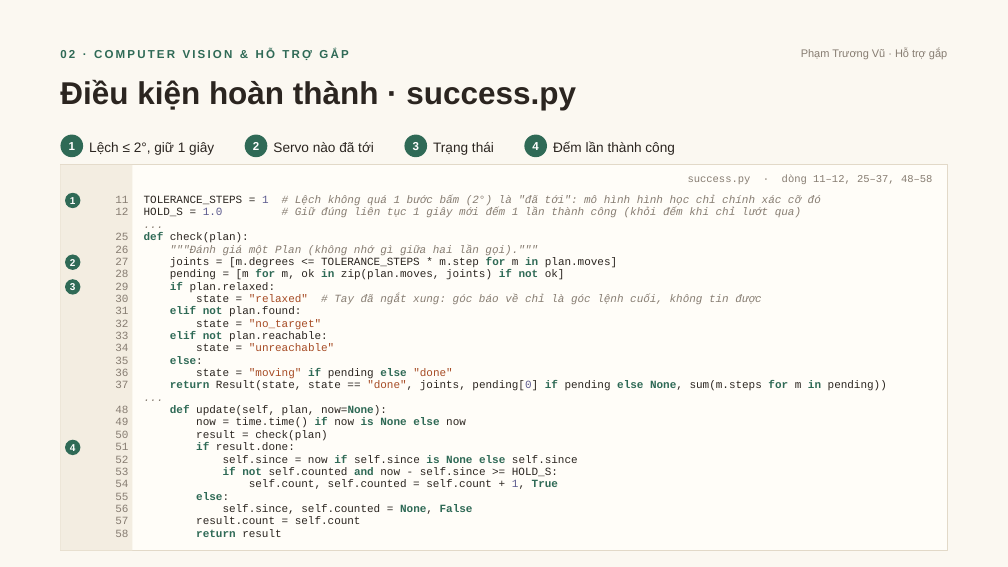
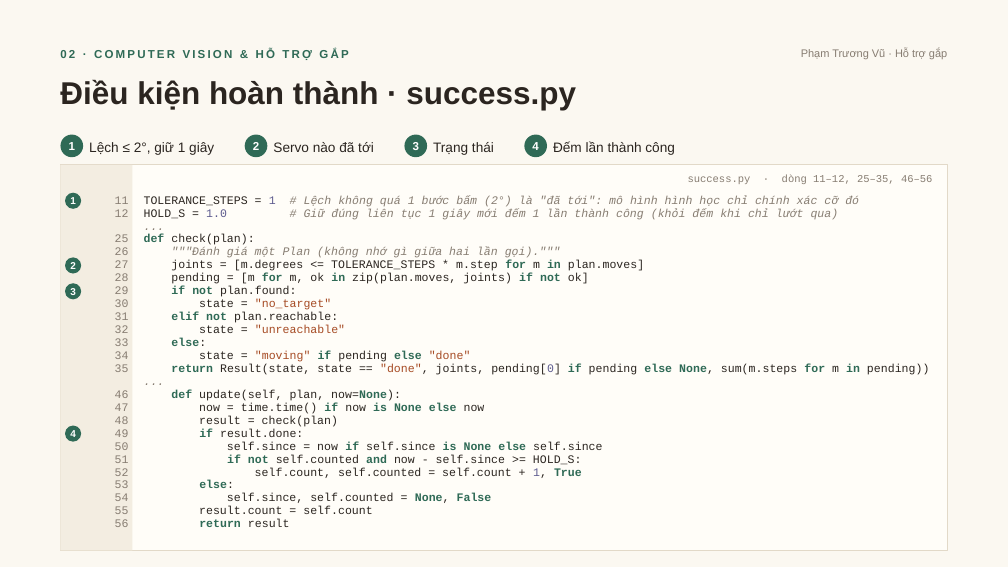
Before and after one commit to DuongNAD/Project_IoT, a slide deck: slide 8 of slides/Phan2_LuongDuLieu_Code.pptx. Drawn at 1008x567 pixels with LibreOffice and Linux fonts; fonts in the diff are those of the drawing. Boxes give left, top, right and bottom in pixels: in the first picture for what was removed or moved away, otherwise in the second. Text is boxed around its words. In the diff, an @@ line names an element or a change of style, - is before the commit and + after.

```diff
--- a/slides/Phan2_LuongDuLieu_Code.pptx
+++ b/slides/Phan2_LuongDuLieu_Code.pptx
@@ text at (688, 175, 932, 184): text changed @@
-success.py · dòng 11–12, 25–37, 48–58
+success.py · dòng 11–12, 25–35, 46–56
@@ text at (115, 196, 129, 527): size 10.5 to 11 pt; line spacing 11.8pt to 12.3pt @@
@@ text at (144, 196, 929, 527): size 10.5 to 11 pt; line spacing 11.8pt to 12.3pt @@
@@ ellipse "3": place and size @@
-ellipse "3" at (65, 279, 80, 294)
+ellipse "3" at (65, 284, 81, 299)
@@ text at (171, 286, 296, 297): text changed; size 10.5 to 11 pt; text colour #877D72 to #2B2520; italic off @@
-if plan.relaxed:
-state = "relaxed" # Tay đã ngắt xung: góc báo về chỉ là góc lệnh cuối, không tin được
-elif not plan.found:
+if not plan.found:
@@ text at (115, 390, 129, 411): text changed; size 10.5 to 11 pt @@
-36
-37
+46
+47
@@ ellipse "4": place and size @@
-ellipse "4" at (65, 440, 80, 455)
+ellipse "4" at (65, 426, 81, 442)
@@ text at (115, 517, 128, 537): paragraphs removed @@
-57
-58
```
Also in this commit, not shown: 4 other slides changed, 35 other files.
